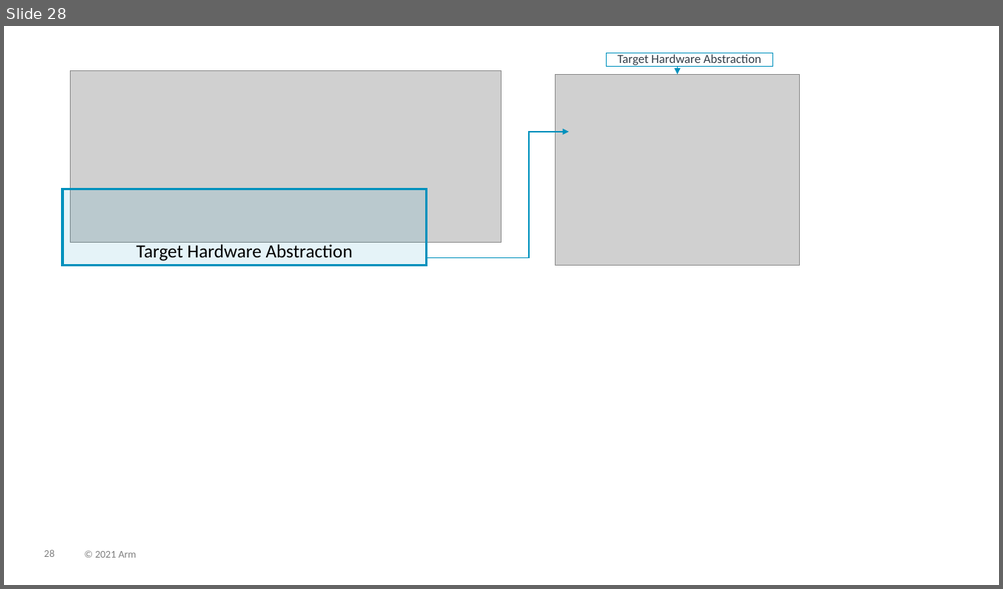
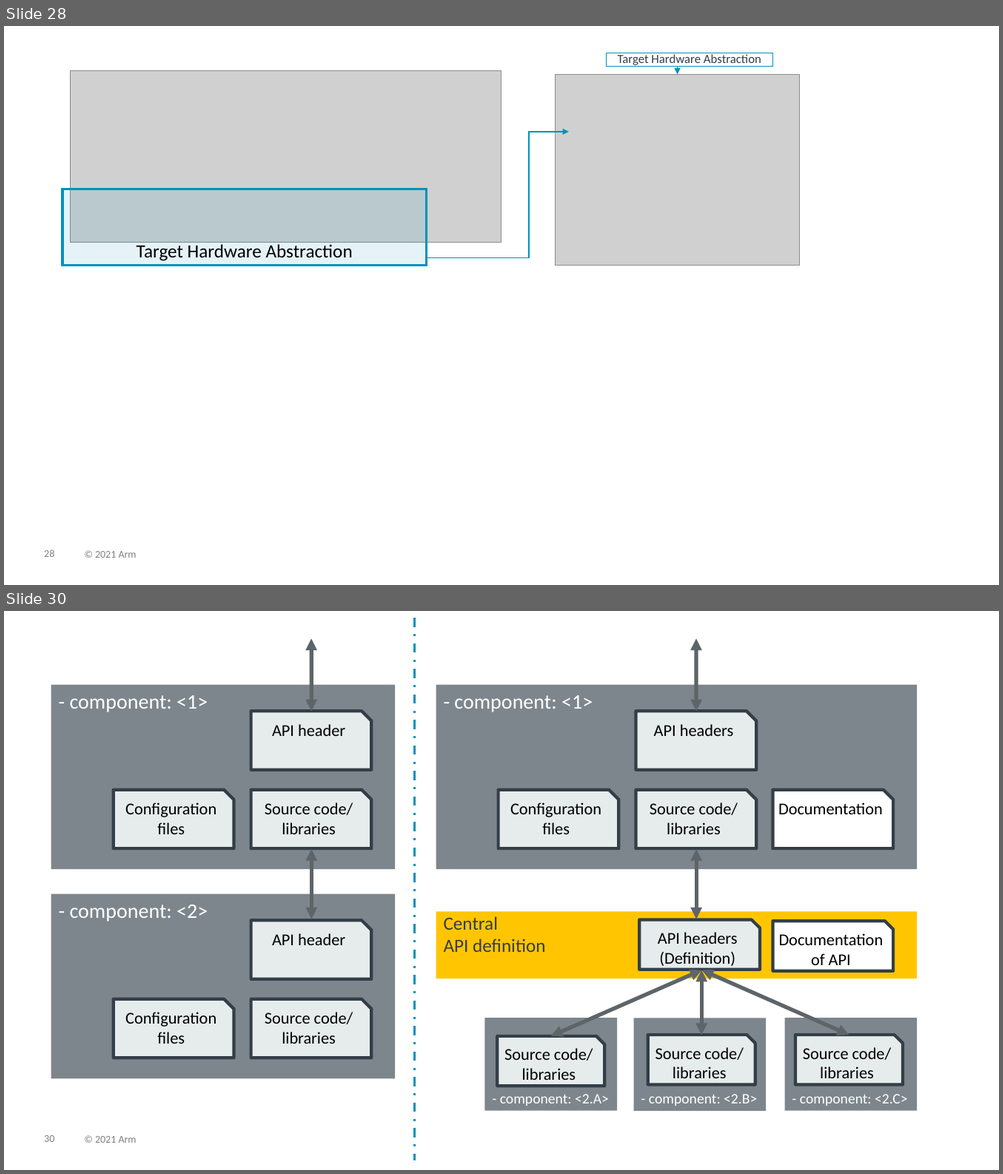
Before and after one commit to Open-CMSIS-Pack/cmsis-toolbox, a slide deck: docs/images/overview.pptx. Shown one above the other, each under a label of ours: slide 28 before the commit, slides 28 and 30 after it; the slides between them are not shown. The pictures are 1003x589 and 1003x1174 pixels, drawn with LibreOffice and Linux fonts; fonts in the diff are those of the drawing; grey boxes stand for pictures. Boxes give left, top, right and bottom in pixels: in the first picture for what was removed or moved away, otherwise in the second. Text is boxed around its words. In the diff, an @@ line names an element or a change of style, - is before the commit and + after.

```diff
--- a/docs/images/overview.pptx
+++ b/docs/images/overview.pptx
@@ slide 30 added at [4,611,999,1170], background #FFFFFF; not listed: 2 template elements that a slide beside it also shows @@
@@ line added from (415, 618) to (415, 1162), #0091BD 2.25 pt dashed @@
@@ double arrow added from (311, 711) to (311, 638), #5D6569 3.75 pt @@
@@ double arrow added from (697, 711) to (697, 638), #5D6569 3.75 pt @@
@@ rectangle added at [51,685,395,870], fill #7D868C, 20 pt, text #FFFFFF @@
+- component: <1>
@@ rectangle added at [436,685,916,870], fill #7D868C, 20 pt, text #FFFFFF @@
+- component: <1>
@@ snip rect added at [251,711,371,770], fill #E5ECEB, outline #333E48 3 pt, 16 pt, text #000000 @@
+API header
@@ snip rect added at [636,711,756,770], fill #E5ECEB, outline #333E48 3 pt, 16 pt, text #000000 @@
+API headers
@@ snip rect added at [114,790,234,849], fill #E5ECEB, outline #333E48 3 pt, 16 pt, text #000000 @@
+Configuration files
@@ snip rect added at [251,790,371,849], fill #E5ECEB, outline #333E48 3 pt, 16 pt, text #000000 @@
+Source code/
+libraries
@@ snip rect added at [498,790,618,849], fill #E5ECEB, outline #333E48 3 pt, 16 pt, text #000000 @@
+Configuration files
@@ snip rect added at [636,790,756,849], fill #E5ECEB, outline #333E48 3 pt, 16 pt, text #000000 @@
+Source code/
+libraries
@@ snip rect added at [772,790,893,849], fill #FFFFFF, outline #333E48 3 pt, 16 pt, text #000000 @@
+Documentation
@@ double arrow added from (311, 919) to (311, 849), #5D6569 3.75 pt @@
@@ double arrow added from (697, 919) to (697, 849), #5D6569 3.75 pt @@
@@ rectangle added at [51,894,395,1079], fill #7D868C, 20 pt, text #FFFFFF @@
+- component: <2>
@@ snip rect added at [251,920,371,980], fill #E5ECEB, outline #333E48 3 pt, 16 pt, text #000000 @@
+API header
@@ rectangle added at [436,911,916,979], fill #FFC600, 18 pt, text #333E48 @@
+Central
+API definition
@@ snip rect added at [639,920,759,970], fill #E5ECEB, outline #333E48 3 pt, 16 pt, text #000000 @@
+API headers
+(Definition)
@@ snip rect added at [772,921,893,971], fill #FFFFFF, outline #333E48 3 pt, 16 pt, text #000000 @@
+Documentation
+of API
@@ double arrow added from (551, 1037) to (702, 971), #5D6569 3.75 pt @@
@@ double arrow added from (848, 1036) to (702, 971), #5D6569 3.75 pt @@
@@ double arrow added from (702, 1036) to (702, 971), #5D6569 3.75 pt @@
@@ snip rect added at [114,999,234,1059], fill #E5ECEB, outline #333E48 3 pt, 16 pt, text #000000 @@
+Configuration files
@@ snip rect added at [251,999,371,1059], fill #E5ECEB, outline #333E48 3 pt, 16 pt, text #000000 @@
+Source code/
+libraries
@@ rectangle added at [484,1019,617,1112], fill #7D868C, 14 pt, text #FFFFFF @@
+- component: <2.A>
@@ rectangle added at [634,1019,765,1112], fill #7D868C, 14 pt, text #FFFFFF @@
+- component: <2.B>
@@ rectangle added at [785,1019,916,1112], fill #7D868C, 14 pt, text #FFFFFF @@
+- component: <2.C>
@@ snip rect added at [497,1037,605,1086], fill #E5ECEB, outline #333E48 3 pt, 16 pt, text #000000 @@
+Source code/
+libraries
@@ snip rect added at [648,1036,755,1085], fill #E5ECEB, outline #333E48 3 pt, 16 pt, text #000000 @@
+Source code/
+libraries
@@ snip rect added at [796,1036,903,1085], fill #E5ECEB, outline #333E48 3 pt, 16 pt, text #000000 @@
+Source code/
+libraries
```
Also in this commit, not shown: 12 other slides added, 5 other files.
